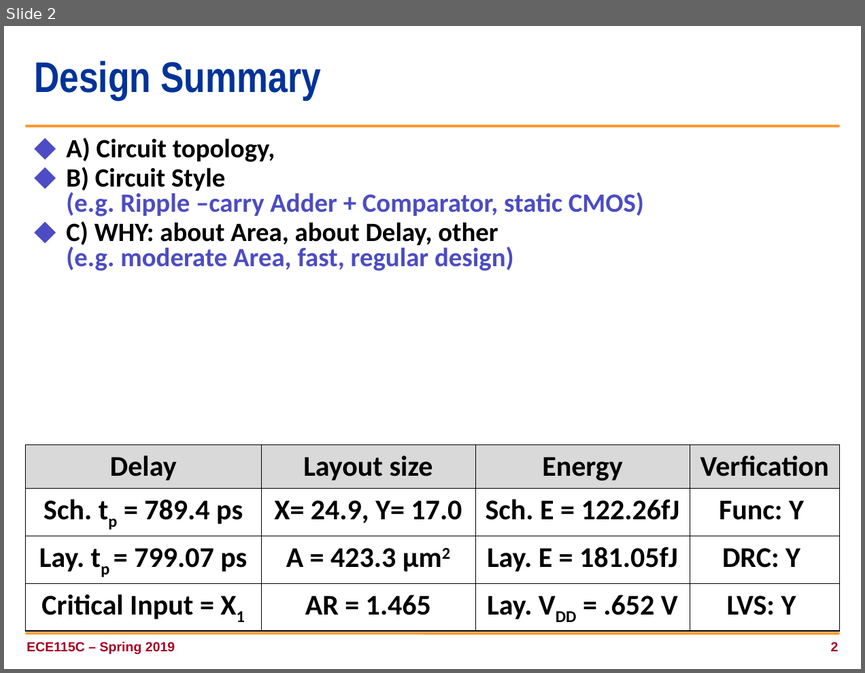
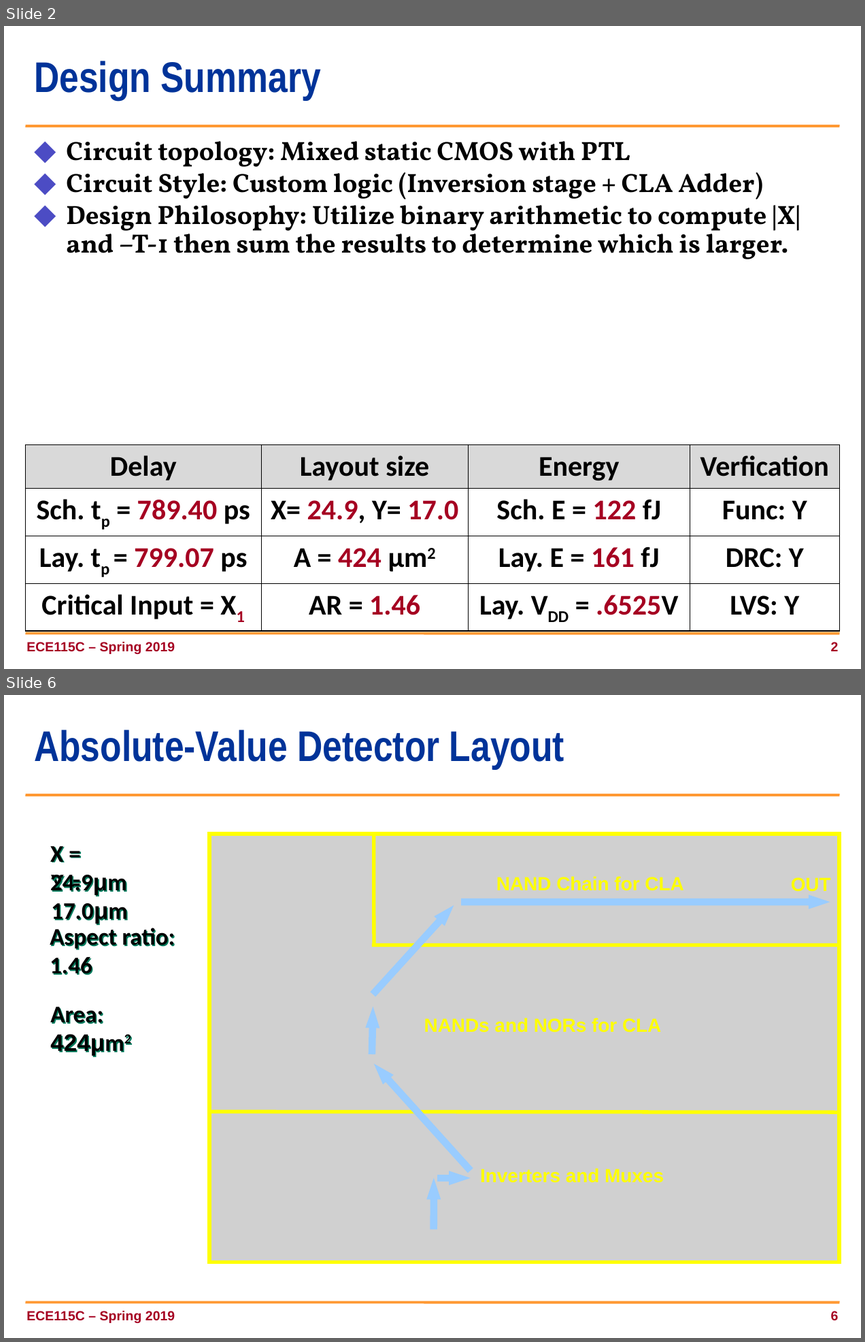
Before and after one commit to Jmiller7023/Neural-Spike-Detector, a slide deck: present_team_7.ppt. Shown one above the other, each under a label of ours: slide 2 before the commit, slides 2 and 6 after it; the slides between them are not shown. The pictures are 865x673 and 865x1342 pixels, drawn with LibreOffice and Linux fonts; fonts in the diff are those of the drawing; grey boxes stand for pictures; background and template pictures are left out. Boxes give left, top, right and bottom in pixels: in the first picture for what was removed or moved away, otherwise in the second. Text is boxed around its words. In the diff, an @@ line names an element or a change of style, - is before the commit and + after.

```diff
--- a/present_team_7.ppt
+++ b/present_team_7.ppt
@@ slide 6 added at (x1=4, y1=695, x2=861, y2=1338), background #FFFFFF; not listed: 2 template elements that a slide beside it also shows @@
@@ title added at (x1=34, y1=730, x2=564, y2=769), 36 pt, text #003399, bold @@
+Absolute-Value Detector Layout
@@ picture added at (x1=209, y1=834, x2=839, y2=1262) @@
@@ rectangle added at (x1=209, y1=834, x2=839, y2=1262), outline #FFFF00 3 pt @@
@@ line added from (374, 834) to (374, 945), #FFFF00 3 pt @@
@@ text added at (x1=50, y1=846, x2=127, y2=896), 20 pt, text #000000, bold @@
+X = 24.9μm
@@ text added at (x1=51, y1=870, x2=128, y2=925), 20 pt, text #000000, bold @@
+Y = 17.0μm
@@ text added at (x1=496, y1=876, x2=683, y2=891), 16 pt, text #FFFF00, bold @@
+NAND Chain for CLA
@@ text added at (x1=791, y1=877, x2=831, y2=892), 16 pt, text #FFFF00, bold @@
+OUT
@@ arrow added from (373, 994) to (454, 905), #99CCFF 6.01 pt @@
@@ arrow added from (461, 902) to (830, 902), #99CCFF 6.01 pt @@
@@ text added at (x1=50, y1=928, x2=175, y2=975), 20 pt, text #000000, bold @@
+Aspect ratio:
+1.46
@@ line added from (372, 945) to (839, 945), #FFFF00 3 pt @@
@@ text added at (x1=50, y1=1006, x2=103, y2=1024), 20 pt, text #000000, bold @@
+Area:
+424μm2
@@ arrow added from (372, 1054) to (373, 1006), #99CCFF 6.01 pt @@
@@ text added at (x1=424, y1=1017, x2=661, y2=1032), 16 pt, text #FFFF00, bold @@
+NANDs and NORs for CLA
@@ arrow added from (470, 1170) to (374, 1064), #99CCFF 6.01 pt @@
@@ line added from (209, 1111) to (838, 1113), #FFFF00 3 pt @@
@@ arrow added from (433, 1229) to (433, 1177), #99CCFF 6.01 pt @@
@@ arrow added from (436, 1177) to (470, 1177), #99CCFF 6.01 pt @@
@@ text added at (x1=480, y1=1168, x2=664, y2=1183), 16 pt, text #FFFF00, bold @@
+Inverters and Muxes
@@ text added at (x1=26, y1=1310, x2=175, y2=1323), 11.1 pt, text #A50021, bold @@
+ECE115C – Spring 2019
@@ page number added at (x1=831, y1=1310, x2=838, y2=1320), 11.1 pt, text #A50021, bold @@
+6
@@ slide 2 changed as well @@
@@ text at (x1=66, y1=141, x2=800, y2=259): text changed; font Calibri to Vollkorn; text colour #4C4CC4 to #000000 @@
-⬥ A) Circuit topology,
-⬥ B) Circuit Style
-  (e.g. Ripple –carry Adder + Comparator, static CMOS)
-⬥ C) WHY: about Area, about Delay, other
-  (e.g. moderate Area, fast, regular design)
+⬥ Circuit topology: Mixed static CMOS with PTL
+⬥ Circuit Style: Custom logic (Inversion stage + CLA Adder)
+⬥ Design Philosophy: Utilize binary arithmetic to compute |X| and –T-1 then sum the results to determine which is larger.
@@ table at (x1=26, y1=445, x2=839, y2=624) @@
-row 2, column 1: Sch. tp = 789.4 ps
+row 2, column 1: Sch. tp = 789.40 ps
-row 2, column 3: Sch. E = 122.26fJ
+row 2, column 3: Sch. E = 122 fJ
-row 3, column 2: A = 423.3 µm2
+row 3, column 2: A = 424 µm2
-row 3, column 3: Lay. E = 181.05fJ
+row 3, column 3: Lay. E = 161 fJ
-row 4, column 2: AR = 1.465
+row 4, column 2: AR = 1.46
-row 4, column 3: Lay. VDD = .652 V
+row 4, column 3: Lay. VDD = .6525V
@@ text colour #000000 to #A50021 in "24.9, 17.0", "799.07", "X1" @@
```
Also in this commit, not shown: 2 other slides changed, 3 other slides added, 4 slides removed, 8 other files.
